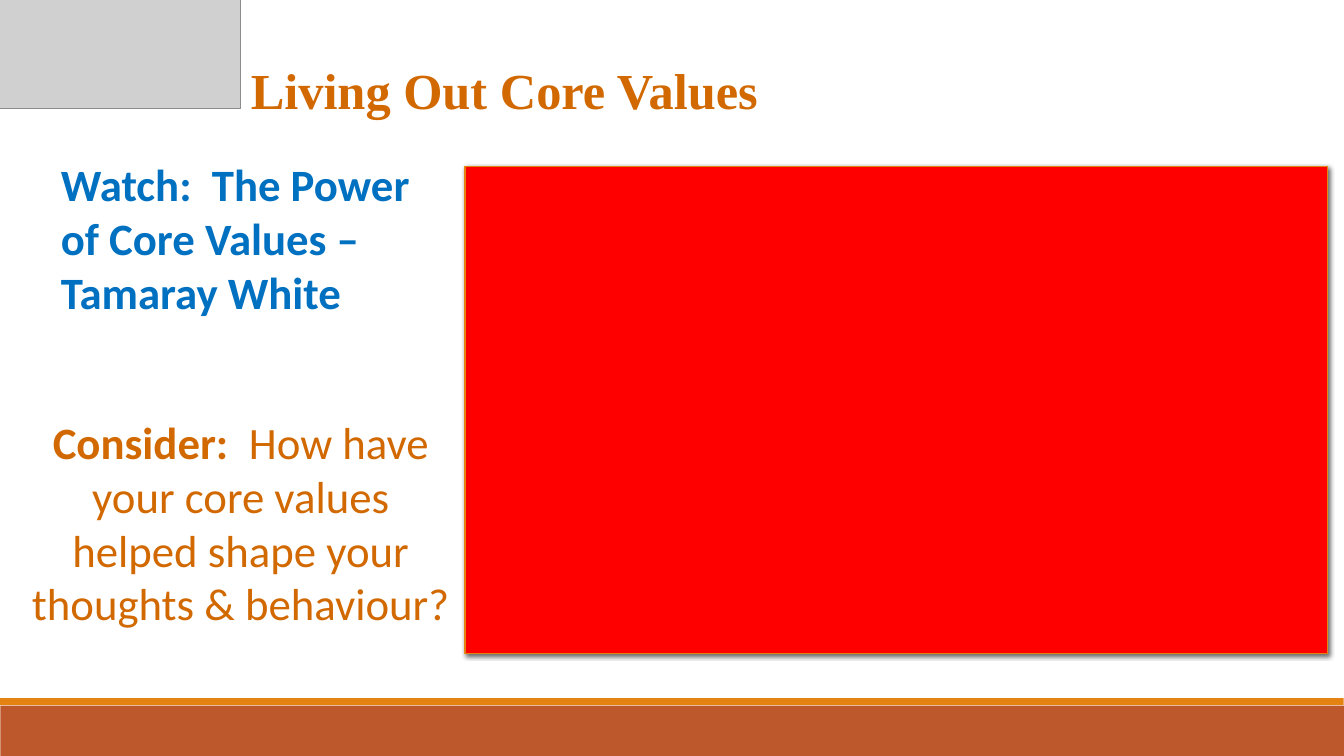
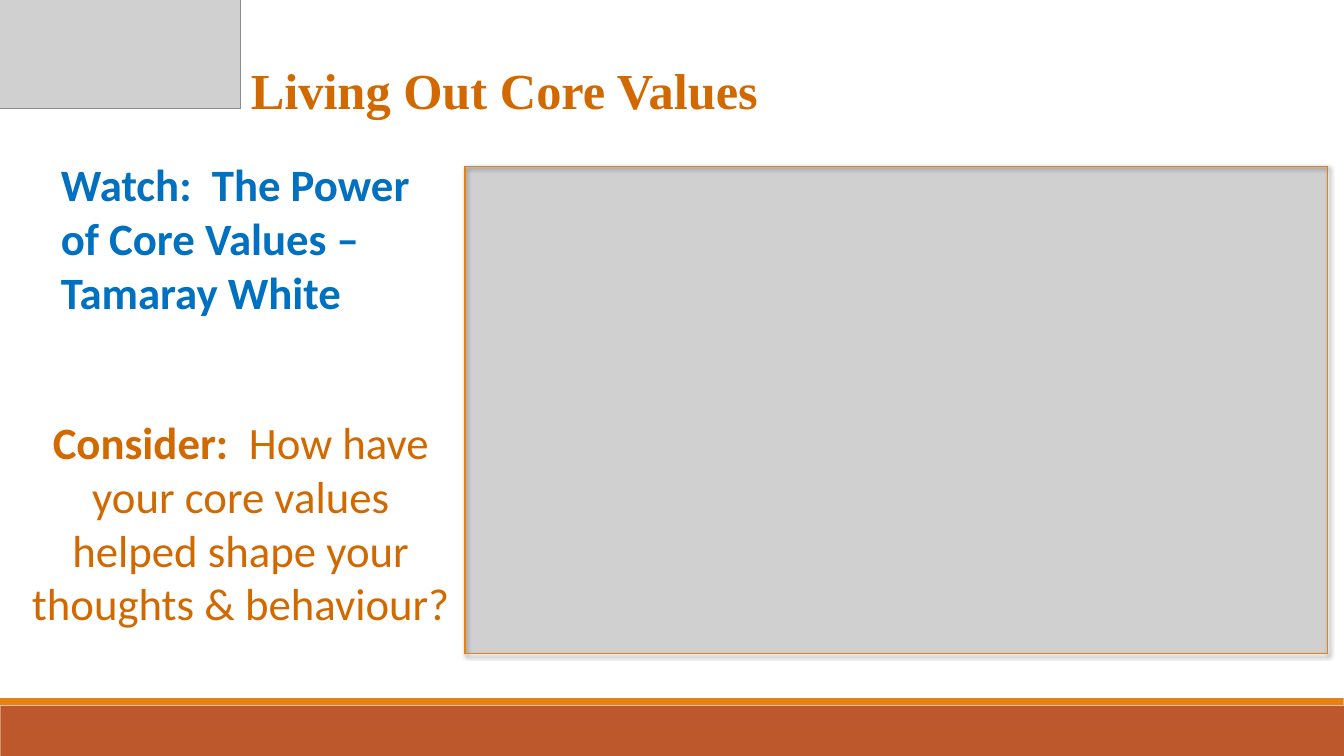
Before and after one commit to schmosbyy/pptToPdf, a slide deck: slide 11 of output/Leadership Module DM2 - Living Out Core Values.pptx. Drawn at 1344x756 pixels with LibreOffice and Linux fonts; fonts in the diff are those of the drawing; grey boxes stand for pictures. Boxes give left, top, right and bottom in pixels: in the first picture for what was removed or moved away, otherwise in the second. Text is boxed around its words. In the diff, an @@ line names an element or a change of style, - is before the commit and + after.

```diff
--- a/output/Leadership Module DM2 - Living Out Core Values.pptx
+++ b/output/Leadership Module DM2 - Living Out Core Values.pptx
@@ rectangle at (465, 166, 1328, 653): fill #FF0000 to none @@
@@ picture added at (465, 166, 1328, 653) @@
```
Also in this commit, not shown: 1 other slide changed, 2 other files.
